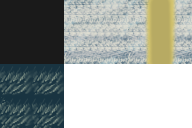
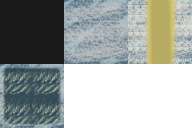
Two versions of the same layered image (192px x 128px). Layer-by-layer changes:
added layer "grass_dark copy #1" above "grass_dark copy" over [0, 64, 64, 128]
hid "grass_dark copy" over [0, 64, 64, 128]
added layer "snow_texture copy #1" above "snow_texture copy" over [64, 0, 128, 64]
hid "snow_texture copy" over [64, 0, 128, 64]
